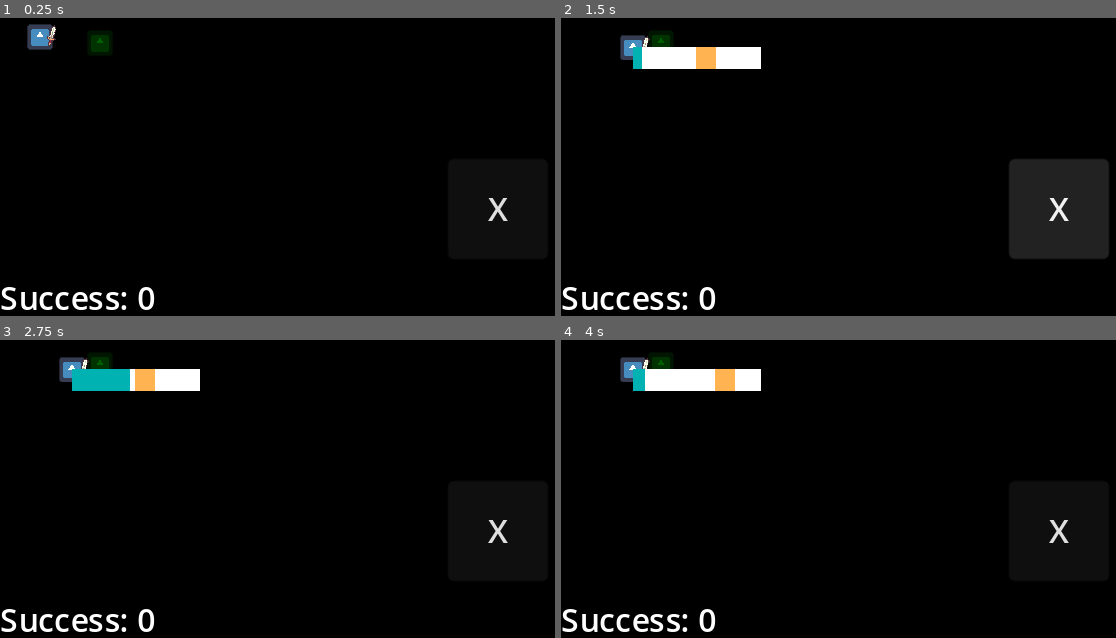
Above: before the commit, frames 1-4 (two rows, left to right).
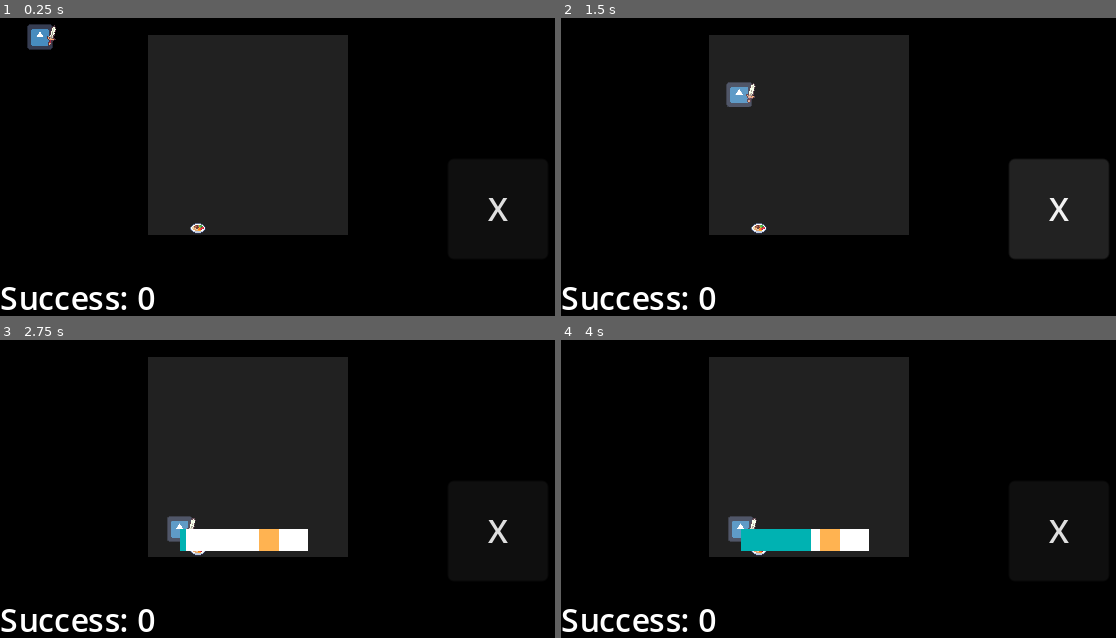
Above: after the commit, the same moments.

Repository: randomnewb/monster-rancher
Game: Godot game, scene res://World/world.tscn
The game is run twice, just before and just after one commit, with the same random seed, the same clock (stepped at 60 frames per second) and the same inputs. The engine's default icon, where the game draws it, is replaced by a stand-in: a white triangle on a blue panel in a dark square.
Inputs (mouse positions are in pixels of both pictures, inside the frame that each line leads up to):
- Up to frame 1 (0.25 s): no input
- Up to frame 2 (1.5 s): tap Enter (ui_accept) at 0.5, 0.77 s; move the mouse to (1021, 158) at 0.52 s; press the mouse at (1021, 158) at 0.53 s; hold Right (move_right) 0.53-1.25 s; release the mouse at (1021, 158) at 1.25 s; click "X" at 1.25 s
- Up to frame 3 (2.75 s): move the mouse to (194, 515) at 2.02 s; hold Down (move_down) from 2.03 s (still down); click (194, 515) at 2.1 s; tap Enter (ui_accept) at 2.27 s
- Up to frame 4 (4 s): move the mouse to (943, 417) at 2.77 s; release Down (move_down) at 2.78 s; press the mouse at (943, 417) at 2.78 s; hold Right (move_right) 2.78-3.53 s; move the mouse to (849, 569) at 3.52 s; release the mouse at (849, 569) at 3.53 s; hold Up (move_up) from 3.53 s (still down); click (849, 569) at 3.6 s; tap Enter (ui_accept) at 3.77 s

The runs differ from the first frame. In frame 1, 24% of the frame differs, in the area x 16-63%, y 5-73%; in frame 2, 26%, in the area x 10-63%, y 5-73%; in frame 3, 26%; in frame 4, 26%.

Commit message:
spawn random object on mini game completion randomly in an area

Diff:
--- a/Environment/interactable.tscn
+++ b/Environment/interactable.tscn
@@ -1,16 +1,17 @@
 [gd_scene load_steps=3 format=3 uid="uid://dsouk4ihhgbrk"]
 
-[ext_resource type="Texture2D" uid="uid://udm61ryefu6d" path="res://icon.svg" id="1_6e4ks"]
+[ext_resource type="Texture2D" uid="uid://de7pvikitag5p" path="res://Environment/FoodSheet 16x16.png" id="1_m8c2q"]
 
 [sub_resource type="RectangleShape2D" id="RectangleShape2D_cvvu4"]
-size = Vector2(14, 14)
+size = Vector2(8, 8)
 
 [node name="Interactable" type="StaticBody2D"]
-modulate = Color(0, 0.364706, 0, 1)
 
 [node name="Sprite2D" type="Sprite2D" parent="."]
-scale = Vector2(0.1, 0.1)
-texture = ExtResource("1_6e4ks")
+scale = Vector2(0.5, 0.5)
+texture = ExtResource("1_m8c2q")
+hframes = 16
+vframes = 10
 
 [node name="CollisionShape2D" type="CollisionShape2D" parent="."]
 shape = SubResource("RectangleShape2D_cvvu4")
--- a/Player.gd
+++ b/Player.gd
@@ -4,6 +4,7 @@
 @onready var ray_cast_2d = $RayCast2D
 var last_clicked_position = null;
 var interacting = false;
+var interacting_object = null;
 var collision = null;
 var CONTROL_PROGRESS_SCENE = preload("res://UI/control_progress.tscn")
 
@@ -44,6 +45,7 @@
 	if collision and not interacting:
 		interacting = true;
 		print("collision ", collision.get_collider().name)
+		interacting_object = collision.get_collider()
 		var control_progress_scene = CONTROL_PROGRESS_SCENE.instantiate();
 		var world = get_tree().current_scene;
 		world.add_child.call_deferred(control_progress_scene);
@@ -56,6 +58,7 @@
 func _on_player_mini_game_completed():
 	animation_player.play("swing");
 	await get_tree().create_timer(1.0).timeout;
+	interacting_object.queue_free();
 	mini_game_won.emit();
 	interacting = false;
 	animation_player.play("RESET");
--- a/World/world.gd
+++ b/World/world.gd
@@ -1,6 +1,30 @@
 extends Node2D
 
 signal accept_button_pressed;
+
+@onready var spawn_zone = $SpawnZone
+
+var INTERACTABLE_SCENE = preload("res://Environment/interactable.tscn")
+
+func _ready():
+	randomize();
+	spawn_interactable();
+
+func get_spawn_position():
+	return (Vector2(randi_range(spawn_zone.position.x, spawn_zone.size.x + spawn_zone.position.x), randi_range(spawn_zone.position.y, spawn_zone.size.y + spawn_zone.position.y)))
+
+func get_random_frame(sprite):
+	print(sprite.hframes * sprite.vframes);
+	return randi_range(0, sprite.hframes * sprite.vframes);
+
+func spawn_interactable():
+	print(get_spawn_position());
+	var interactable = INTERACTABLE_SCENE.instantiate();
+	var sprite = interactable.find_child("Sprite2D");
+	sprite.frame = get_random_frame(sprite)
+	var world = get_tree().current_scene;
+	world.add_child.call_deferred(interactable);
+	interactable.position = get_spawn_position();
 
 @onready var success_label = $HUD/SuccessLabel
 @export var success = 0:
@@ -12,10 +36,7 @@
 
 func _on_player_mini_game_won():
 	success += 1;
-
-#func _on_button_pressed():
-#	accept_button_pressed.emit();
-
+	spawn_interactable();
 
 func _on_button_button_down():
 	accept_button_pressed.emit();
--- a/World/world.tscn
+++ b/World/world.tscn
@@ -1,8 +1,7 @@
-[gd_scene load_steps=6 format=3 uid="uid://bcs4u8tdlob7w"]
+[gd_scene load_steps=5 format=3 uid="uid://bcs4u8tdlob7w"]
 
 [ext_resource type="Script" path="res://World/world.gd" id="1_5kft5"]
 [ext_resource type="PackedScene" uid="uid://bhxbvqbewdb1n" path="res://Player/player.tscn" id="1_hvgoq"]
-[ext_resource type="PackedScene" uid="uid://dsouk4ihhgbrk" path="res://Environment/interactable.tscn" id="2_2huc6"]
 [ext_resource type="PackedScene" uid="uid://yh6ycuaaxh26" path="res://UI/hud.tscn" id="4_8ph8d"]
 [ext_resource type="PackedScene" uid="uid://bki40wl2soylc" path="res://UI/on_screen_controls.tscn" id="5_gwkgc"]
 
@@ -13,9 +12,6 @@
 offset_right = 320.0
 offset_bottom = 180.0
 color = Color(0, 0, 0, 1)
-
-[node name="Interactable" parent="." instance=ExtResource("2_2huc6")]
-position = Vector2(50, 24)
 
 [node name="Player" parent="." instance=ExtResource("1_hvgoq")]
 position = Vector2(20, 21)
@@ -30,6 +26,23 @@
 offset_right = 224.0
 offset_bottom = 82.0
 
+[node name="SpawnZone" type="Control" parent="."]
+layout_mode = 3
+anchors_preset = 0
+offset_left = 74.0
+offset_top = 20.0
+offset_right = 174.0
+offset_bottom = 120.0
+
+[node name="ColorRect" type="ColorRect" parent="SpawnZone"]
+layout_mode = 1
+anchors_preset = 15
+anchor_right = 1.0
+anchor_bottom = 1.0
+grow_horizontal = 2
+grow_vertical = 2
+color = Color(1, 1, 1, 0.129412)
+
 [connection signal="mini_game_won" from="Player" to="." method="_on_player_mini_game_won"]
 [connection signal="button_down" from="OnScreenControls/Button" to="." method="_on_button_button_down"]
 
Binary file added: Environment/FoodSheet 16x16.png
Not shown, added: Environment/FoodSheet 16x16.png.import
